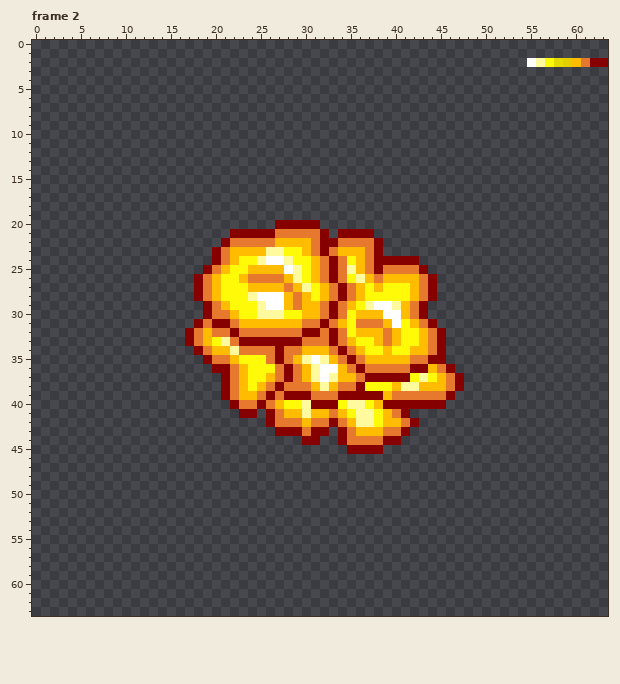
File history of a pixel-art file, Art/Aseprite/bomb explosion.aseprite. The picture above was drawn from the file before the commit.
64x64 pixels, 4 frames. Shown: frame 2. The commit also changed other frames, which this record leaves out.
Once edited:
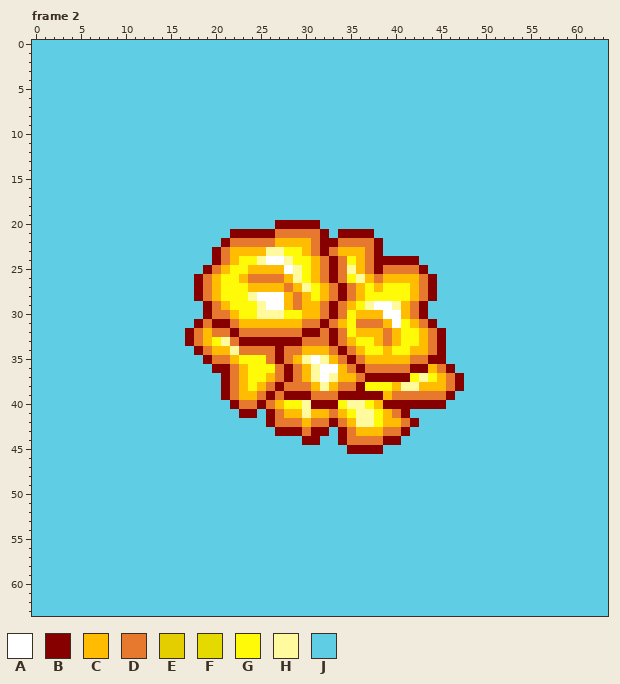
Palette (. is transparent): A #ffffff  B #870000  C #ffbc00  D #e7792e  E #e5ce00  F #e5da00  G #fffb08  H #fffa9e  J #5fcde4
The edit:
layer "Background" added
layer "Layer 1" removed
Frame 2, layer "Background":
y 0..1: x 0..63 ................................................................ -> JJJJJJJJJJJJJJJJJJJJJJJJJJJJJJJJJJJJJJJJJJJJJJJJJJJJJJJJJJJJJJJJ
y 2: x 0..63 .......................................................AHGFECDBB -> JJJJJJJJJJJJJJJJJJJJJJJJJJJJJJJJJJJJJJJJJJJJJJJJJJJJJJJJJJJJJJJJ
y 3..19: x 0..63 ................................................................ -> JJJJJJJJJJJJJJJJJJJJJJJJJJJJJJJJJJJJJJJJJJJJJJJJJJJJJJJJJJJJJJJJ
y 20: x 0..26 ........................... -> JJJJJJJJJJJJJJJJJJJJJJJJJJJ; x 32..63 ................................ -> JJJJJJJJJJJJJJJJJJJJJJJJJJJJJJJJ
y 21: x 0..21 ...................... -> JJJJJJJJJJJJJJJJJJJJJJ; x 33 . -> J; x 38..63 .......................... -> JJJJJJJJJJJJJJJJJJJJJJJJJJ
y 22: x 0..20 ..................... -> JJJJJJJJJJJJJJJJJJJJJ; x 39..63 ......................... -> JJJJJJJJJJJJJJJJJJJJJJJJJ
y 23: x 0..19 .................... -> JJJJJJJJJJJJJJJJJJJJ; x 39..63 ......................... -> JJJJJJJJJJJJJJJJJJJJJJJJJ
y 24: x 0..19 .................... -> JJJJJJJJJJJJJJJJJJJJ; x 43..63 ..................... -> JJJJJJJJJJJJJJJJJJJJJ
y 25: x 0..18 ................... -> JJJJJJJJJJJJJJJJJJJ; x 44..63 .................... -> JJJJJJJJJJJJJJJJJJJJ
y 26..28: x 0..17 .................. -> JJJJJJJJJJJJJJJJJJ; x 45..63 ................... -> JJJJJJJJJJJJJJJJJJJ
y 29..30: x 0..18 ................... -> JJJJJJJJJJJJJJJJJJJ; x 44..63 .................... -> JJJJJJJJJJJJJJJJJJJJ
y 31: x 0..17 .................. -> JJJJJJJJJJJJJJJJJJ; x 45..63 ................... -> JJJJJJJJJJJJJJJJJJJ
y 32..33: x 0..16 ................. -> JJJJJJJJJJJJJJJJJ; x 46..63 .................. -> JJJJJJJJJJJJJJJJJJ
y 34: x 0..17 .................. -> JJJJJJJJJJJJJJJJJJ; x 46..63 .................. -> JJJJJJJJJJJJJJJJJJ
y 35: x 0..18 ................... -> JJJJJJJJJJJJJJJJJJJ; x 46..63 .................. -> JJJJJJJJJJJJJJJJJJ
y 36: x 0..19 .................... -> JJJJJJJJJJJJJJJJJJJJ; x 47..63 ................. -> JJJJJJJJJJJJJJJJJ
y 37..38: x 0..20 ..................... -> JJJJJJJJJJJJJJJJJJJJJ; x 48..63 ................ -> JJJJJJJJJJJJJJJJ
y 39: x 0..20 ..................... -> JJJJJJJJJJJJJJJJJJJJJ; x 47..63 ................. -> JJJJJJJJJJJJJJJJJ
y 40: x 0..21 ...................... -> JJJJJJJJJJJJJJJJJJJJJJ; x 46..63 .................. -> JJJJJJJJJJJJJJJJJJ
y 41: x 0..22 ....................... -> JJJJJJJJJJJJJJJJJJJJJJJ; x 25 . -> J; x 42..63 ...................... -> JJJJJJJJJJJJJJJJJJJJJJ
y 42: x 0..25 .......................... -> JJJJJJJJJJJJJJJJJJJJJJJJJJ; x 43..63 ..................... -> JJJJJJJJJJJJJJJJJJJJJ
y 43: x 0..26 ........................... -> JJJJJJJJJJJJJJJJJJJJJJJJJJJ; x 33 . -> J; x 42..63 ...................... -> JJJJJJJJJJJJJJJJJJJJJJ
y 44: x 0..29 .............................. -> JJJJJJJJJJJJJJJJJJJJJJJJJJJJJJ; x 32..33 .. -> JJ; x 41..63 ....................... -> JJJJJJJJJJJJJJJJJJJJJJJ
y 45: x 0..34 ................................... -> JJJJJJJJJJJJJJJJJJJJJJJJJJJJJJJJJJJ; x 39..63 ......................... -> JJJJJJJJJJJJJJJJJJJJJJJJJ
y 46..63: x 0..63 ................................................................ -> JJJJJJJJJJJJJJJJJJJJJJJJJJJJJJJJJJJJJJJJJJJJJJJJJJJJJJJJJJJJJJJJ
Boxes around the changes in both pictures, in picture pixels (x1, y1, x2, y2):
changed: (32, 40, 608, 616)
